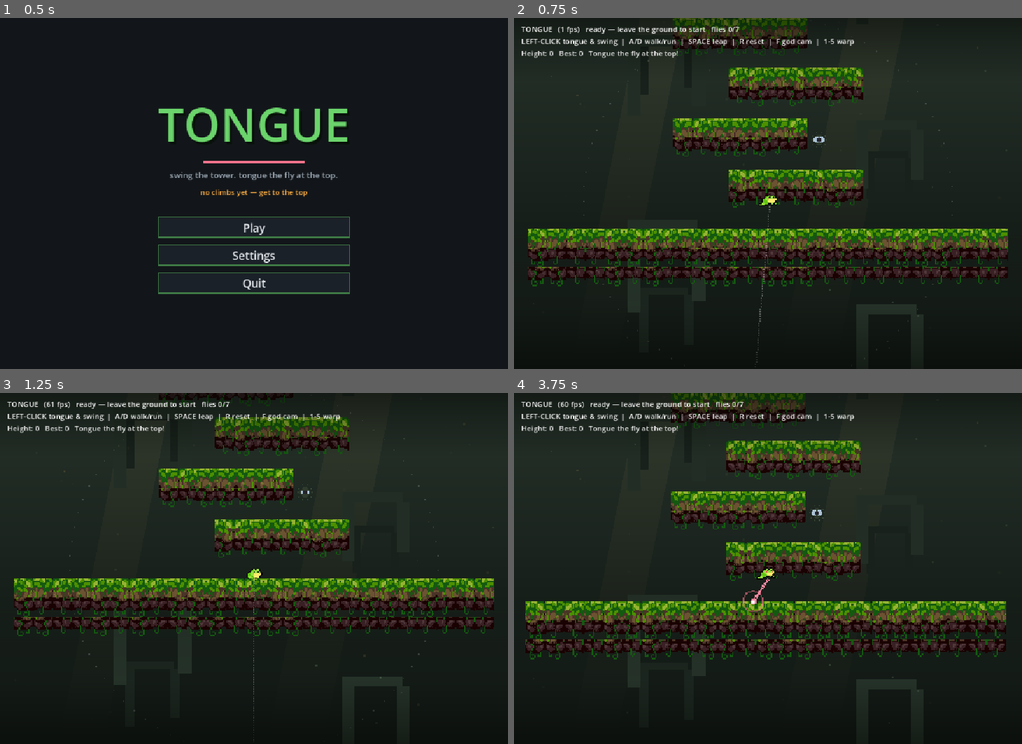
Above: before the commit, frames 1-4 (two rows, left to right).
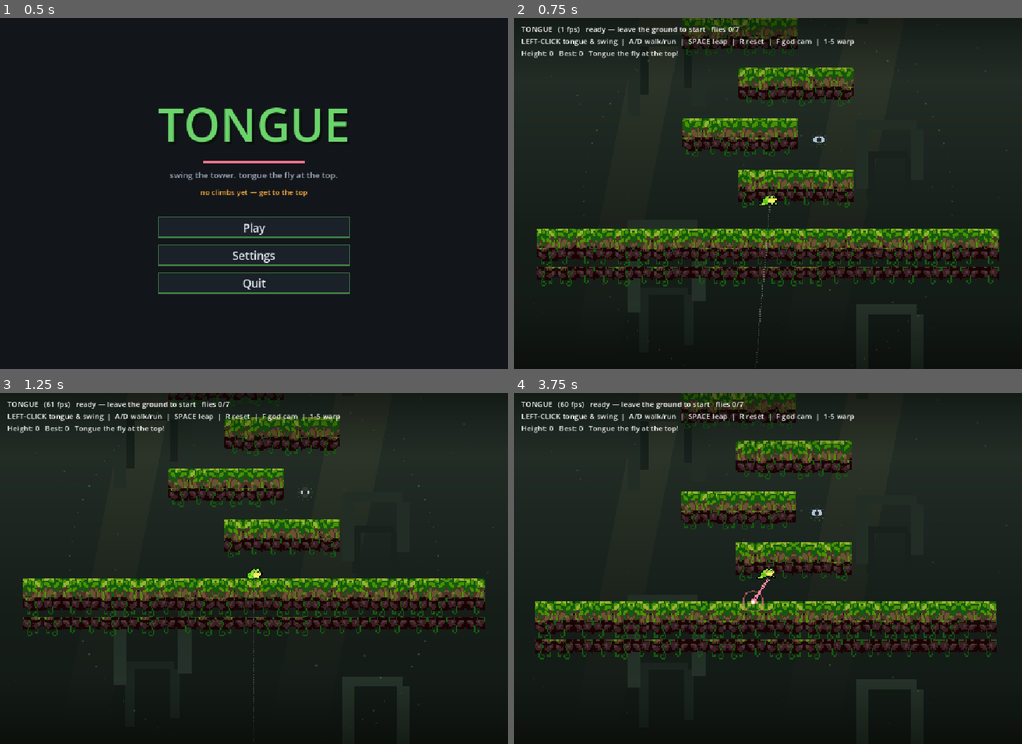
Above: after the commit, the same moments.

Repository: asg86260/Tongue
Game: Godot game, scene res://Title.tscn
The game is run twice, just before and just after one commit, with the same random seed, the same clock (stepped at 60 frames per second) and the same inputs.
Inputs (mouse positions are in pixels of both pictures, inside the frame that each line leads up to):
- Up to frame 1 (0.5 s): no input
- Up to frame 2 (0.75 s): click "Play" at 0.5 s
- Up to frame 3 (1.25 s): no input
- Up to frame 4 (3.75 s): tap Enter at 1.25 s; move the mouse to (879, 550) at 1.27 s; press the mouse at (879, 550) at 1.28 s; hold D (move_right) 1.28-2.03 s; tap Space (jump) at 1.52, 1.82, 2.27, 2.57 s; move the mouse to (666, 586) at 2.02 s; release the mouse at (666, 586) at 2.03 s; hold S (move_down) 2.03-2.78 s; tap F (godcam) at 2.1 s; move the mouse to (818, 491) at 2.77 s; hold D (move_right) 2.78-3.53 s; hold E (zoom_in) 2.78-3.53 s; tap R (reset) at 3.5 s; move the mouse to (742, 638) at 3.52 s; hold W (move_up) from 3.53 s (still down); tap Q (zoom_out) at 3.6 s; click (742, 638) at 3.67 s

Frame 1 is identical in both runs. In frame 2, 14% of the frame differs, in the area x 2-98%, y 0-77%; in frame 3, 13%; in frame 4, 14%, in the area x 2-97%, y 0-76%.

Commit message:
Fit ledge tiles to exact collision width (no overhang)
Tiles were ceil()-tiled and centered, overhanging the collision rect so you
saw stone you couldn't stand on. Round the column count and scale tiles to span
size.x exactly, so the visual matches the physics.

Co-Authored-By: Claude Opus 4.8 <noreply@anthropic.com>

Diff:
--- a/Game.gd
+++ b/Game.gd
@@ -86,14 +86,14 @@
 const TS := 2.6          # draw scale — matches the frog's pixel size for cohesion
 const TW := T * TS       # tile world size (41.6)
 
-func _tile(parent: Node2D, x: float, y: float, col: int, row: int, flip := false) -> void:
+func _tile(parent: Node2D, x: float, y: float, col: int, row: int, sx: float, flip := false) -> void:
 	var s := Sprite2D.new()
 	var at := AtlasTexture.new()
 	at.atlas = TILES
 	at.region = Rect2(col * T, row * T, T, T)
 	s.texture = at
 	s.texture_filter = CanvasItem.TEXTURE_FILTER_NEAREST
-	s.scale = Vector2(TS, TS)
+	s.scale = Vector2(sx, TS)   # sx fits the row to the exact collision width
 	s.position = Vector2(x, y)
 	s.flip_h = flip
 	parent.add_child(s)
@@ -114,19 +114,22 @@
 	var hy := size.y * 0.5
 	var rng := RandomNumberGenerator.new()
 	rng.seed = int(pos.x * 7.0 + pos.y * 13.0)
-	var cols: int = max(1, int(ceil(size.x / TW)))
+	# fit a whole number of tiles to the EXACT collision width (no overhang)
+	var cols: int = max(1, int(round(size.x / TW)))
+	var tile_w := size.x / cols
+	var sx := tile_w / T
 	var rows: int = max(2, int(ceil(size.y / TW)) + 1)
-	var startx := -(cols - 1) * TW * 0.5
+	var startx := -size.x * 0.5 + tile_w * 0.5
 	var topy := -hy + TW * 0.5
 	for cxi in cols:
-		var x := startx + cxi * TW
+		var x := startx + cxi * tile_w
 		for r in rows:
 			var c: int = 5 if rng.randf() < 0.5 else 6   # random variant per cell
 			var fl := rng.randf() < 0.5                  # random flip breaks the grid
 			if r == 0 and mossy:
-				_tile(sb, x, topy, c, 7, fl)             # leafy green top
+				_tile(sb, x, topy, c, 7, sx, fl)         # leafy green top
 			else:
-				_tile(sb, x, topy + r * TW, c, 8, fl)    # stone body (vines built in)
+				_tile(sb, x, topy + r * TW, c, 8, sx, fl)  # stone body (vines built in)
 	add_child(sb)
 
 func _make_anchor(pos: Vector2, r: float) -> void:
